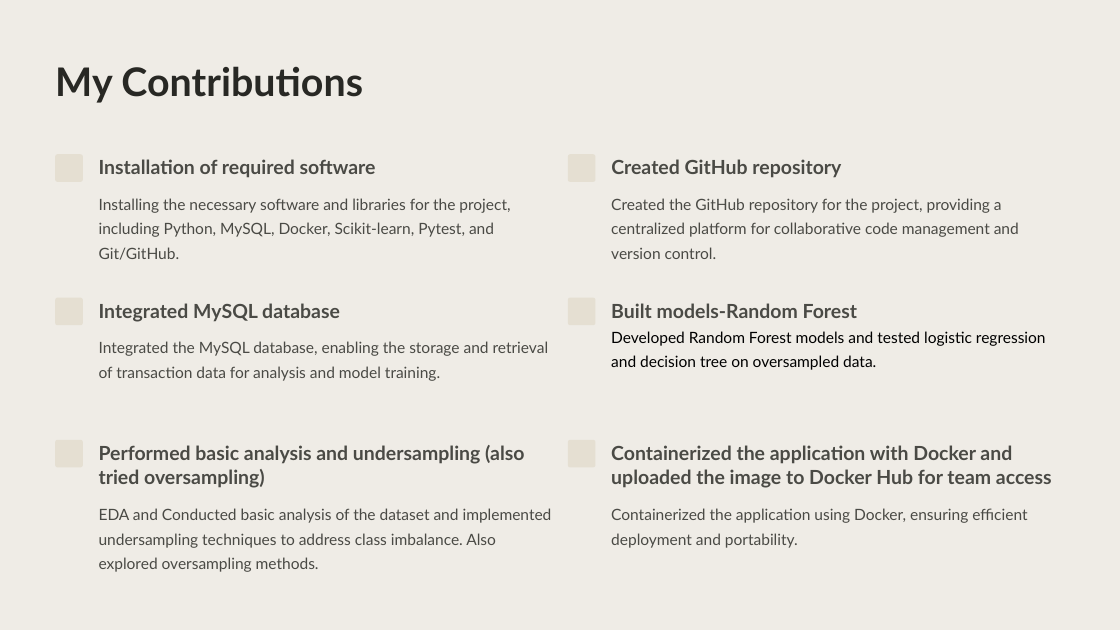
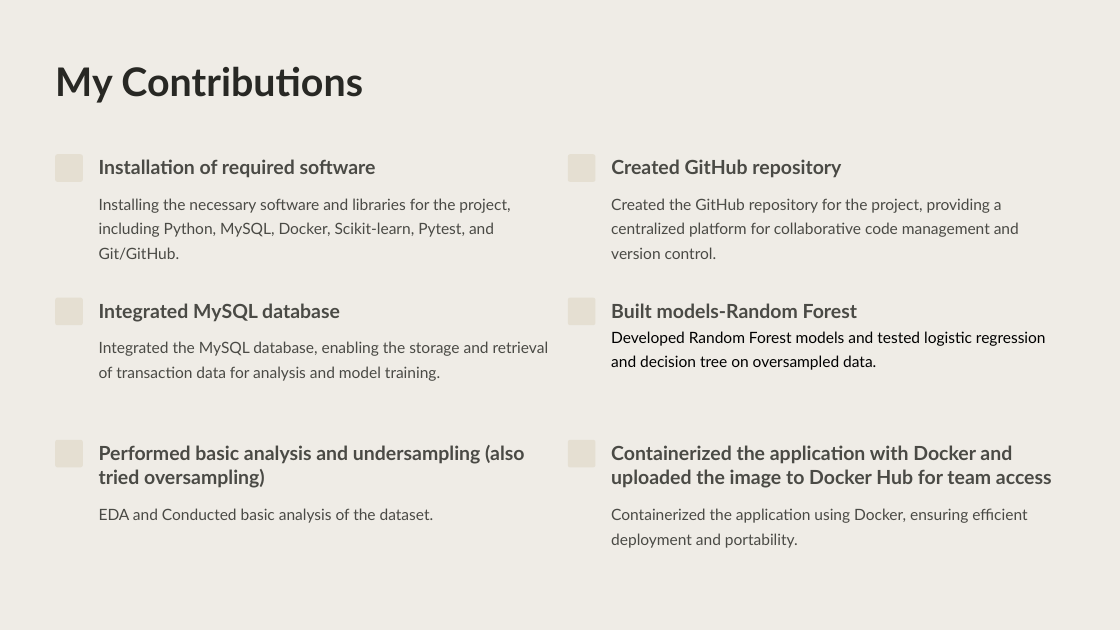
Before and after one commit to shadmaan9216/Capstone_EXL, a slide deck: slide 7 of Real-Time-CC-Fraud-Detection 1.pptx. Drawn at 1120x630 pixels with LibreOffice and Linux fonts; fonts in the diff are those of the drawing; background and template pictures are left out. Boxes give left, top, right and bottom in pixels: in the first picture for what was removed or moved away, otherwise in the second. Text is boxed around its words. In the diff, an @@ line names an element or a change of style, - is before the commit and + after.

Commit message:
Updated

```diff
--- a/Real-Time-CC-Fraud-Detection 1.pptx
+++ b/Real-Time-CC-Fraud-Detection 1.pptx
@@ text at bbox=[99, 508, 434, 523]: text changed @@
-EDA and Conducted basic analysis of the dataset and implemented undersampling techniques to address class imbalance. Also explored oversampling methods.
+EDA and Conducted basic analysis of the dataset.
```
Also in this commit, not shown: 1 other slide changed, 4 slides added.
